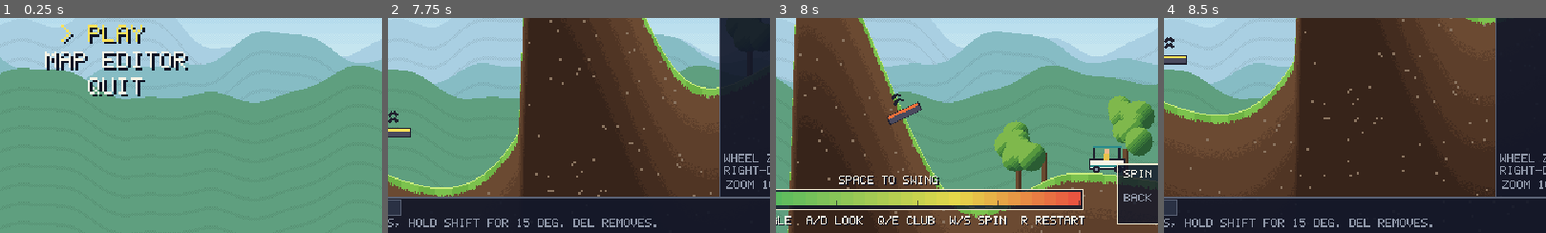
Above: before the commit, frames 1-4 (left to right).
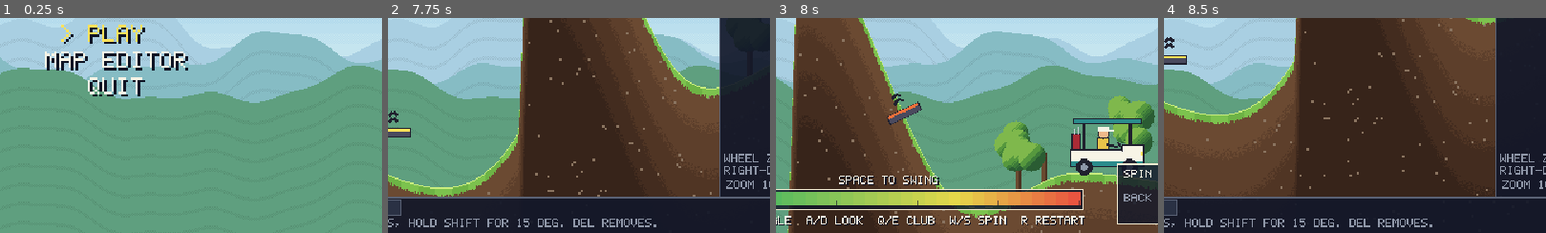
Above: after the commit, the same moments.

Repository: napalmcookies1337-hash/Golferino
Game: Godot game, scene res://tests/editor_check.tscn
The game is run twice, just before and just after one commit, with the same random seed, the same clock (stepped at 60 frames per second) and the same inputs. This scene is started directly instead of the project's main scene.
Inputs (mouse positions are % of the whole screen's width and height, from its top left):
- Up to frame 1 (0.25 s): no input
- Up to frame 2 (7.75 s): tap Enter (ui_accept) at 0.5, 0.77, 1.07, 3.77, 4.07, 6.77, 7.07 s; move the mouse to (72, 45) at 0.52 s; hold Right 0.53-1.25 s; hold Space (swing) 0.53-1.25 s; click (72, 45) at 0.67 s; drag from (30, 55) to (45, 70) at 1.27 s; move the mouse to (60, 28) at 2.02 s; hold Right 2.03-2.75 s; hold Up (aim_up) 2.03-2.75 s; tap Space (swing) at 2.3, 3.8, 5.3 s; drag from (45, 70) to (20, 35) at 2.77 s; move the mouse to (80, 65) at 3.52 s; hold Left 3.53-4.25 s; hold 2 (club_2) 3.53-4.25 s; drag from (20, 35) to (35, 25) at 4.27 s; move the mouse to (55, 50) at 5.02 s; hold S (spin_down) 5.03-5.75 s; hold E (club_next) 5.03-5.75 s; click (55, 50) at 5.17 s; drag from (35, 25) to (30, 55) at 5.77 s; move the mouse to (72, 45) at 6.52 s; hold W (spin_up) 6.53-7.25 s; hold Space (swing) 6.53-7.25 s; tap A (look_left) at 6.6 s; drag from (30, 55) to (45, 70) at 7.27 s
- Up to frame 3 (8 s): no input
- Up to frame 4 (8.5 s): move the mouse to (60, 28) at 8.02 s; hold S (spin_down) from 8.03 s (still down); hold Page Down (review_next_hole) from 8.03 s (still down); tap Space (swing) at 8.3 s
The pictures show only the part of the screen within x 35-85%, y 50-100%; the shares and areas given below are measured in that part.

Frames 1-2 are identical in both runs. In frame 3, 3.1% of the frame differs, in the area x 77-97%, y 46-74%; in frame 4, nothing differs.
Error in both runs: Invalid access to property or key 'y' on a base object of type 'Dictionary'. (res://tests/editor_check.gd:77)

Commit message:
Enlarge the golf cart and tidy the putting display
The cart is now clearly bigger than the golfer, with body and roof collisions to match its drawing. A putt aim line and reach follow the moving meter. Putts no longer show the miss zone or the angle and spin hints.

Diff:
--- a/scripts/course/cart_obstacle.gd
+++ b/scripts/course/cart_obstacle.gd
@@ -1,11 +1,20 @@
 class_name CartObstacle
 extends Obstacle
-## A golf cart patrolling back and forth along the ground.
+## A golf cart patrolling back and forth along the ground. It's bigger than the golfer,
+## as a real one would be. Its body and roof are solid, and its open cab lets a ball through.
 
-const HALF_LENGTH := 8.0
+## The drawn size, measured from the ground up. The golfer stands about 32 tall.
+const DRAWN_HEIGHT := 46.0
+const DRAWN_HALF_WIDTH := 31.0
+
+const HALF_LENGTH := 20.0
 ## With this radius and ride height, the body reaches the ground and blocks rolling balls.
-const RADIUS := 8.0
-const RIDE_HEIGHT := 8.0
+const RADIUS := 11.0
+const RIDE_HEIGHT := 11.0
+const ROOF_HALF_LENGTH := 27.0
+const ROOF_RADIUS := 2.0
+## From the body's center up to the roof.
+const ROOF_RISE := 33.0
 const BOUNCE := 0.55
 
 var terrain: Terrain
@@ -47,6 +56,10 @@
 	if ball.ignore_moving:
 		return false
 	var mid: Vector2 = center()
-	return Obstacle.hit_capsule(
-			ball, mid - Vector2(HALF_LENGTH, 0), mid + Vector2(HALF_LENGTH, 0), RADIUS, BOUNCE,
-			Vector2(direction * speed, 0))
+	var moving := Vector2(direction * speed, 0)
+	var along := Vector2(HALF_LENGTH, 0)
+	if Obstacle.hit_capsule(ball, mid - along, mid + along, RADIUS, BOUNCE, moving):
+		return true
+	var roof: Vector2 = mid + Vector2(0, -ROOF_RISE)
+	var roof_along := Vector2(ROOF_HALF_LENGTH, 0)
+	return Obstacle.hit_capsule(ball, roof - roof_along, roof + roof_along, ROOF_RADIUS, BOUNCE, moving)
--- a/scripts/editor/editor_doc.gd
+++ b/scripts/editor/editor_doc.gd
@@ -491,6 +491,10 @@
 			return Geometry2D.get_closest_point_to_segment(at, mill.base(), mill.hub()).distance_to(at) < radius + 14.0
 		"sprinkler":
 			return center.distance_to(at) < radius + 10.0
+		"cart":
+			return absf(at.x - center.x) < radius + CartObstacle.DRAWN_HALF_WIDTH \
+					and at.y > center.y + CartObstacle.RIDE_HEIGHT - CartObstacle.DRAWN_HEIGHT - radius \
+					and at.y < center.y + CartObstacle.RIDE_HEIGHT + radius
 		_:
 			return center.distance_to(at) < radius + 14.0
 
--- a/scripts/game/hole_game.gd
+++ b/scripts/game/hole_game.gd
@@ -25,6 +25,8 @@
 const MIN_LAUNCH_ANGLE := 3.0
 const MAX_LAUNCH_ANGLE := 85.0
 const MIN_LIE_POWER := 0.1
+## How far a putt's meter moves before its preview is worked out again.
+const PREVIEW_CURSOR_STEP := 0.015
 
 var hole: HoleData
 var terrain: Terrain
@@ -47,6 +49,7 @@
 var _phase_time: float = 0.0
 var _preview_dirty: bool = true
 var _preview: Dictionary = {}
+var _preview_cursor: float = -1.0
 
 
 func _init(p_hole: HoleData, p_clubs: Array[ClubData]) -> void:
@@ -207,6 +210,9 @@
 
 ## Full-power path for the aim display: { "path": points, "landing": Vector2 }.
 func preview() -> Dictionary:
+	# A putt's preview follows the moving meter, so it shows the putt you'd get right now.
+	if _is_sweeping() and absf(meter.cursor - _preview_cursor) >= PREVIEW_CURSOR_STEP:
+		_preview_dirty = true
 	if _preview_dirty:
 		_preview = _build_preview()
 		_preview_dirty = false
@@ -327,7 +333,11 @@
 
 func _build_preview() -> Dictionary:
 	var sim: BallSim = new_preview_sim()
-	var shot: Dictionary = shot_for(1.0, 0.0)
+	var power: float = 1.0
+	if _is_sweeping():
+		_preview_cursor = meter.cursor
+		power = maxf(meter.cursor, SwingMeter.MIN_PRESS_POWER)
+	var shot: Dictionary = shot_for(power, 0.0)
 	sim.launch(shot["velocity"], float(shot["spin"]))
 	var path := PackedVector2Array()
 	var is_putt: bool = current_club().is_putter
@@ -340,6 +350,10 @@
 	return { "path": path, "landing": sim.pos }
 
 
+func _is_sweeping() -> bool:
+	return meter.stage == SwingMeter.Stage.SWEEPING
+
+
 func _set_phase(new_phase: int) -> void:
 	phase = new_phase
 	_phase_time = 0.0
--- a/scripts/golf/swing_meter.gd
+++ b/scripts/golf/swing_meter.gd
@@ -9,6 +9,8 @@
 
 ## Time for a putt's cursor to go from empty to full, or back.
 const SWEEP_TIME := 1.3
+## A press can't set less power than this.
+const MIN_PRESS_POWER := 0.02
 
 const RISE_TIME := 1.05
 const RETURN_TIME := 0.92
@@ -48,14 +50,14 @@
 func press() -> void:
 	match stage:
 		Stage.SWEEPING:
-			power = clampf(cursor, 0.02, 1.0)
+			power = clampf(cursor, MIN_PRESS_POWER, 1.0)
 			accuracy = 0.0
 			stage = Stage.DONE
 		Stage.IDLE:
 			reset()
 			stage = Stage.RISING
 		Stage.RISING:
-			power = clampf(cursor, 0.02, 1.0)
+			power = clampf(cursor, MIN_PRESS_POWER, 1.0)
 			stage = Stage.RETURNING
 		Stage.RETURNING:
 			_lock_accuracy()
--- a/scripts/view/hud.gd
+++ b/scripts/view/hud.gd
@@ -149,7 +149,10 @@
 	var total: float = miss_width + METER_POWER_WIDTH
 
 	_panel(Rect2(METER_LEFT - 3.0, METER_TOP - 3.0, total + 6.0, METER_HEIGHT + 6.0))
-	draw_rect(Rect2(METER_LEFT, METER_TOP, miss_width, METER_HEIGHT), Color("5c2030"))
+	# Putts have no accuracy check, so they have no miss zone or sweet spot.
+	var is_putt: bool = game.current_club().is_putter
+	if not is_putt:
+		draw_rect(Rect2(METER_LEFT, METER_TOP, miss_width, METER_HEIGHT), Color("5c2030"))
 
 	var segments: int = 27
 	for i in segments:
@@ -162,8 +165,6 @@
 		var seg_x: float = sweet_x + t * METER_POWER_WIDTH
 		draw_rect(Rect2(seg_x, METER_TOP, METER_POWER_WIDTH / float(segments) + 1.0, METER_HEIGHT), color)
 
-	# Putts have no accuracy check, so they don't show a sweet spot.
-	var is_putt: bool = game.current_club().is_putter
 	if not is_putt:
 		var window: float = game.meter.perfect_window * METER_POWER_WIDTH
 		draw_rect(Rect2(sweet_x - window, METER_TOP, window * 2.0, METER_HEIGHT), Color("ffffff"))
@@ -193,9 +194,11 @@
 
 func _draw_hint() -> void:
 	if game.phase == HoleGame.Phase.AIM:
-		PixelFont.draw_centered(
-				self, "UP/DOWN ANGLE  A/D LOOK  Q/E CLUB  W/S SPIN  R RESTART",
-				SCREEN_WIDTH / 2.0, 346.0, TEXT)
+		var hint: String = "UP/DOWN ANGLE  A/D LOOK  Q/E CLUB  W/S SPIN  R RESTART"
+		# Putts stay on the ground, so angle and spin do nothing.
+		if game.current_club().is_putter:
+			hint = "A/D LOOK  Q/E CLUB  R RESTART"
+		PixelFont.draw_centered(self, hint, SCREEN_WIDTH / 2.0, 346.0, TEXT)
 
 
 func _draw_result() -> void:
--- a/scripts/view/obstacle_view.gd
+++ b/scripts/view/obstacle_view.gd
@@ -69,20 +69,48 @@
 
 
 func _draw_cart(cart: CartObstacle) -> void:
-	var at: Vector2 = (cart.center() + Vector2(0, -2.5)).round()
-	var d: float = cart.direction
-	draw_rect(Rect2(at.x - 15, at.y - 2, 30, 9), OUTLINE)
-	draw_rect(Rect2(at.x - 14, at.y - 1, 28, 7), Color("f7f4e6"))
-	draw_rect(Rect2(at.x - 14, at.y + 3, 28, 2), Color("2b8c8c"))
-	draw_rect(Rect2(at.x - 12, at.y - 13, 24, 2), Color("2b8c8c"))
-	draw_rect(Rect2(at.x - 11 * d - 1, at.y - 11, 2, 10), OUTLINE)
-	draw_rect(Rect2(at.x + 10 * d - 1, at.y - 11, 2, 10), OUTLINE)
-	# The driver, facing the way the cart is going.
-	draw_rect(Rect2(at.x - 3, at.y - 6, 5, 5), Color("e8c34a"))
-	draw_circle(at + Vector2(0, -8), 2.5, Color("f0b98a"))
-	for side: float in [-9.0, 9.0]:
-		draw_circle(at + Vector2(side, 7), 3.5, OUTLINE)
-		draw_rect(Rect2(at.x + side - 1, at.y + 6, 2, 2), Color("8d97a8"))
+	# Drawn facing +x from a point on the ground, then mirrored for the way it's going.
+	var ground: Vector2 = (cart.center() + Vector2(0, CartObstacle.RIDE_HEIGHT)).round()
+	draw_set_transform(ground, 0.0, Vector2(cart.direction, 1.0))
+
+	# The golf bag on the back.
+	draw_rect(Rect2(-30, -34, 8, 22), OUTLINE)
+	draw_rect(Rect2(-29, -33, 6, 20), Color("a92b35"))
+	draw_rect(Rect2(-28, -38, 1, 5), Color("c7ccd6"))
+	draw_rect(Rect2(-25, -40, 1, 7), Color("c7ccd6"))
+
+	# Roof posts, behind the driver.
+	draw_rect(Rect2(-21, -44, 3, 26), OUTLINE)
+	draw_rect(Rect2(18, -44, 3, 22), OUTLINE)
+
+	# The driver, sitting at about the golfer's own scale.
+	draw_rect(Rect2(-9, -31, 11, 16), OUTLINE)
+	draw_rect(Rect2(-8, -30, 9, 14), Color("e8c34a"))
+	draw_circle(Vector2(-3, -35), 5.5, OUTLINE)
+	draw_circle(Vector2(-3, -35), 4.5, Color("f0b98a"))
+	draw_rect(Rect2(-8, -40, 10, 4), Color("f7f4e6"))
+	draw_rect(Rect2(2, -37, 4, 1), Color("f7f4e6"))
+	# Arm reaching to the steering wheel.
+	draw_line(Vector2(-1, -25), Vector2(9, -23), OUTLINE, 3.0)
+	draw_line(Vector2(9, -27), Vector2(13, -20), OUTLINE, 2.0)
+
+	# The body: a long low tub with a raised nose.
+	draw_rect(Rect2(-31, -21, 62, 15), OUTLINE)
+	draw_rect(Rect2(-30, -20, 60, 13), Color("f7f4e6"))
+	draw_rect(Rect2(-30, -11, 60, 4), Color("2b8c8c"))
+	draw_rect(Rect2(12, -25, 19, 6), OUTLINE)
+	draw_rect(Rect2(13, -24, 17, 6), Color("f7f4e6"))
+	draw_rect(Rect2(28, -19, 2, 3), Color("ffe25a"))
+
+	# The roof.
+	draw_rect(Rect2(-29, -47, 58, 5), OUTLINE)
+	draw_rect(Rect2(-28, -46, 56, 3), Color("2b8c8c"))
+
+	# Wheels.
+	for side: float in [-19.0, 19.0]:
+		draw_circle(Vector2(side, -6), 7.0, OUTLINE)
+		draw_circle(Vector2(side, -6), 3.0, Color("8d97a8"))
+	draw_set_transform(Vector2.ZERO)
 
 
 func _draw_windmill(mill: WindmillObstacle) -> void:
--- a/tests/test_runner.gd
+++ b/tests/test_runner.gd
@@ -803,6 +803,29 @@
 		switched.tick(DT)
 	_check(switched.strokes == 1, "putting off the green is also one press")
 
+	# The aim line follows the meter, and shows where the putt will really finish.
+	var aiming: HoleGame = HoleGame.new(_flat_hole({ "cup_x": 990.0 }), _clubs())
+	aiming.select_club(2)
+	aiming.meter.cursor = 0.2
+	var short_reach: float = absf(Vector2(aiming.preview()["landing"]).x - aiming.ball.pos.x)
+	aiming.meter.cursor = 0.9
+	var long_reach: float = absf(Vector2(aiming.preview()["landing"]).x - aiming.ball.pos.x)
+	_check(long_reach > short_reach * 3.0, "the aim line follows the meter (%.0f, %.0f)" % [short_reach, long_reach])
+	aiming.meter.cursor = 0.6
+	var promised: float = Vector2(aiming.preview()["landing"]).x
+	aiming.press_swing()
+	var rolling: int = 0
+	while aiming.phase != HoleGame.Phase.AIM and rolling < 2000:
+		aiming.tick(DT)
+		rolling += 1
+	_check(absf(aiming.ball.pos.x - promised) < 2.0, "the putt finishes where the aim line showed (%.0f, %.0f)" % [aiming.ball.pos.x, promised])
+
+	var unmoved: HoleGame = HoleGame.new(_flat_hole({ "cup_x": 990.0 }), _clubs())
+	unmoved.select_club(1)
+	var iron_reach: float = Vector2(unmoved.preview()["landing"]).x
+	unmoved.meter.cursor = 0.1
+	_check(is_equal_approx(Vector2(unmoved.preview()["landing"]).x, iron_reach), "other clubs still preview at full power")
+
 	# After a putt that doesn't drop, the next one is ready to go.
 	var again: HoleGame = _game()
 	again.ball.place(1380.0)
@@ -1509,6 +1532,45 @@
 	_run_to_stop(sim)
 	_check(hits.size() >= 1 and hits[0] == "cart", "a rolling ball hits the cart")
 	_check(sim.pos.x < 300.0, "the cart stops a rolling ball (%.0f)" % sim.pos.x)
+
+	# The cart is bigger than the golfer, and it's solid where it looks solid.
+	_check(CartObstacle.DRAWN_HEIGHT > 32.0 * 1.3, "the cart is clearly taller than the golfer")
+	_check(CartObstacle.DRAWN_HALF_WIDTH * 2.0 > 32.0 * 1.5, "the cart is clearly longer than the golfer is tall")
+	var body_reach: float = CartObstacle.HALF_LENGTH + CartObstacle.RADIUS
+	_check(absf(body_reach - CartObstacle.DRAWN_HALF_WIDTH) <= 2.0, "its body collision matches its drawn length")
+	var roof_top: float = CartObstacle.RIDE_HEIGHT + CartObstacle.ROOF_RISE + CartObstacle.ROOF_RADIUS
+	_check(absf(roof_top - CartObstacle.DRAWN_HEIGHT) <= 2.0, "its roof collision matches its drawn height")
+
+	var sized: Dictionary = _hazard_sim({ "kind": "cart", "from": 400.0, "to": 400.0, "speed": 0.0 })
+	var roof_sim: BallSim = sized["sim"]
+	var parked: CartObstacle = sized["obstacle"]
+	var roof_y: float = parked.center().y - CartObstacle.ROOF_RISE
+	_start_ball(roof_sim, Vector2(400, roof_y - 30.0), Vector2(0, 100))
+	for _i in 30:
+		roof_sim.step(DT)
+		if roof_sim.vel.y < 0.0:
+			break
+	_check(roof_sim.vel.y < 0.0 and roof_sim.pos.y < roof_y, "a ball dropping onto the roof bounces off it")
+	var over_sim: BallSim = _hazard_sim({ "kind": "cart", "from": 400.0, "to": 400.0, "speed": 0.0 })["sim"]
+	_start_ball(over_sim, Vector2(340, roof_y - 20.0), Vector2(200, -40))
+	for _i in 30:
+		over_sim.step(DT)
+	_check(over_sim.vel.x > 190.0 and over_sim.pos.x > 440.0, "a ball flying over the roof is untouched")
+	var side_sim: BallSim = _hazard_sim({ "kind": "cart", "from": 400.0, "to": 400.0, "speed": 0.0 })["sim"]
+	_start_ball(side_sim, Vector2(340, 290), Vector2(200, -1))
+	for _i in 30:
+		side_sim.step(DT)
+	_check(side_sim.pos.x < 372.0, "the wider body stops a low shot at its end (%.0f)" % side_sim.pos.x)
+
+	# Clicking anywhere on the bigger cart selects it in the editor.
+	var pick_doc := EditorDoc.new(HoleIO.blank_hole("T"))
+	var picked_cart: Dictionary = pick_doc.add_object("cart", Vector2(500, 290))
+	var pick_center: Vector2 = pick_doc.selection_center(picked_cart)
+	var ground_y: float = pick_center.y + CartObstacle.RIDE_HEIGHT
+	_check(pick_doc.pick(Vector2(pick_center.x, ground_y - 42.0), 2.0) == picked_cart, "clicking its roof selects it")
+	_check(pick_doc.pick(Vector2(pick_center.x + 28.0, ground_y - 12.0), 2.0) == picked_cart, "clicking its nose selects it")
+	_check(pick_doc.pick(Vector2(pick_center.x - 28.0, ground_y - 12.0), 2.0) == picked_cart, "clicking its back selects it")
+	_check(pick_doc.pick(Vector2(pick_center.x, ground_y - 80.0), 2.0).is_empty(), "clicking above it doesn't")
 
 	# A cart catching up with a slow ball must not shove it along the whole path.
 	var chase: Dictionary = _hazard_sim({ "kind": "cart", "from": 200.0, "to": 900.0, "speed": 60.0 })
